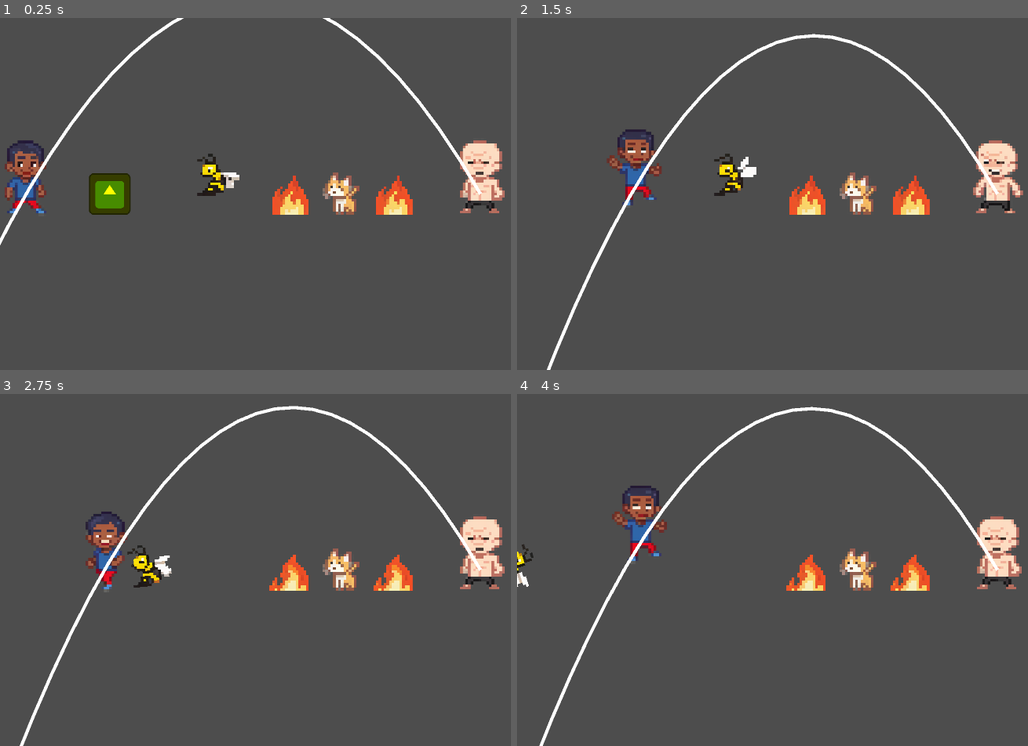
Above: before the commit, frames 1-4 (two rows, left to right).
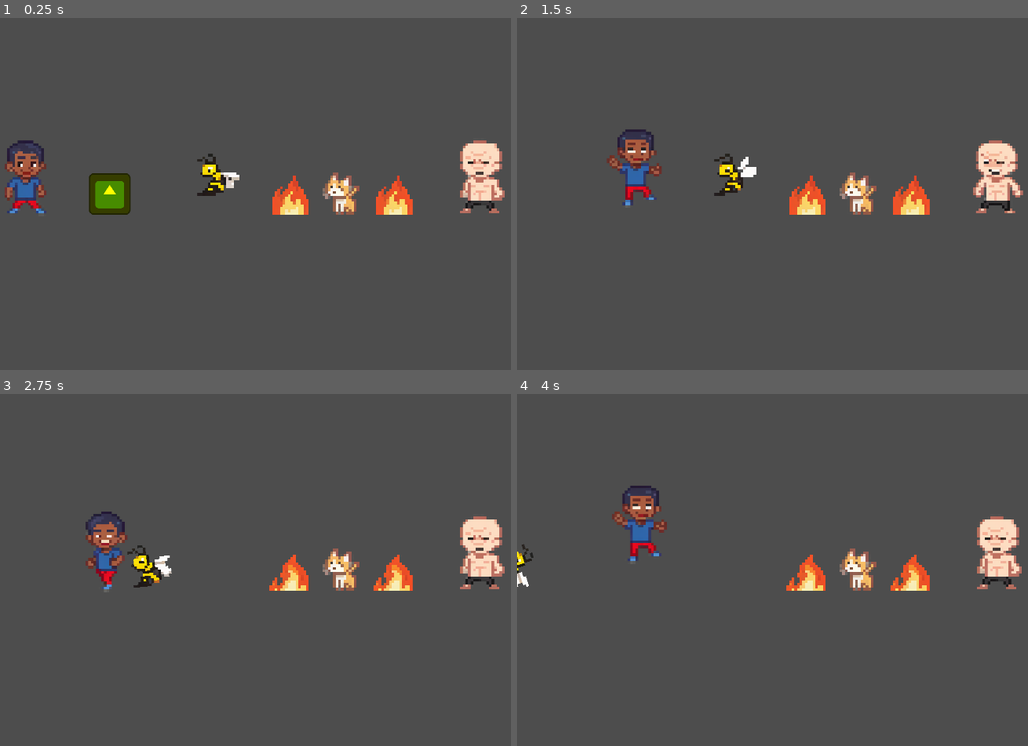
Above: after the commit, the same moments.

Repository: codenergy-dev/maricagamesjam2025_codenergy
Game: Godot game, scene res://scenes/game.tscn
The game is run twice, just before and just after one commit, with the same random seed, the same clock (stepped at 60 frames per second) and the same inputs. The engine's default icon, where the game draws it, is replaced by a stand-in: a white triangle on a blue panel in a dark square.
Inputs:
- Up to frame 1 (0.25 s): no input
- Up to frame 2 (1.5 s): tap Enter (ui_accept) at 0.5, 0.77 s; hold Right (ui_right) from 0.53 s (still down)
- Up to frame 3 (2.75 s): tap Enter (ui_accept) at 1.52 s; release Right (ui_right) at 2.03 s; hold Left (ui_left) from 2.03 s (still down)
- Up to frame 4 (4 s): release Left (ui_left) at 2.78 s; hold Right (ui_right) from 2.78 s (still down); tap Enter (ui_accept) at 3.02, 3.77 s

The runs differ from the first frame. In frame 1, 1.0% of the frame differs, in the area x 0-95%, y 0-65%; in frame 2, 1.4%; in frame 3, 1.4%, in the area x 3-95%, y 3-100%; in frame 4, 1.4%.

Commit message:
Hide enemy thrower trajectory

Diff:
--- a/godot/scenes/enemy.tscn
+++ b/godot/scenes/enemy.tscn
@@ -66,6 +66,7 @@
 script = ExtResource("2_md0e3")
 projectile_scene = ExtResource("3_4ra3w")
 launch_interval = 5.0
+trajectory_point_count = 0
 
 [node name="TrajectoryLine" type="Line2D" parent="Thrower"]
 
